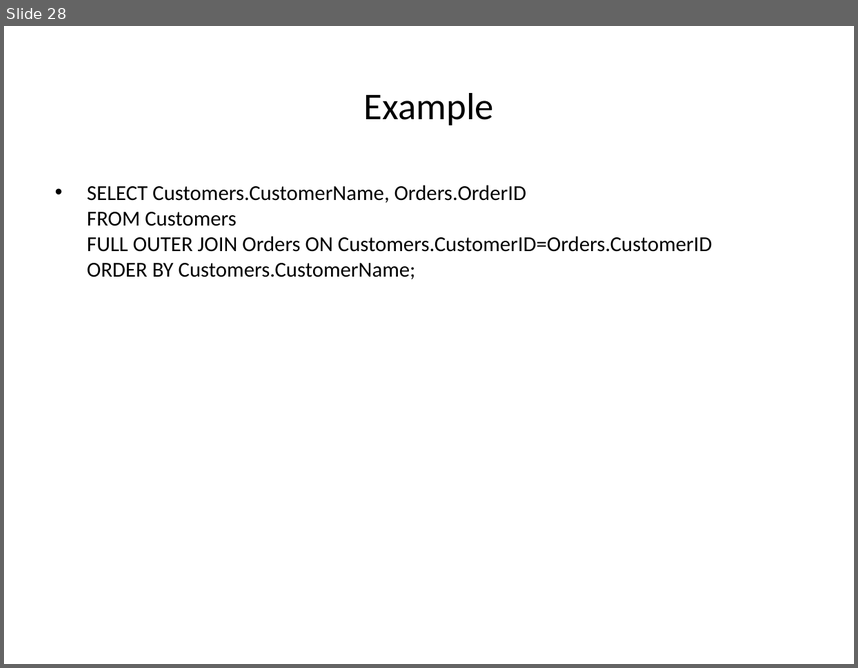
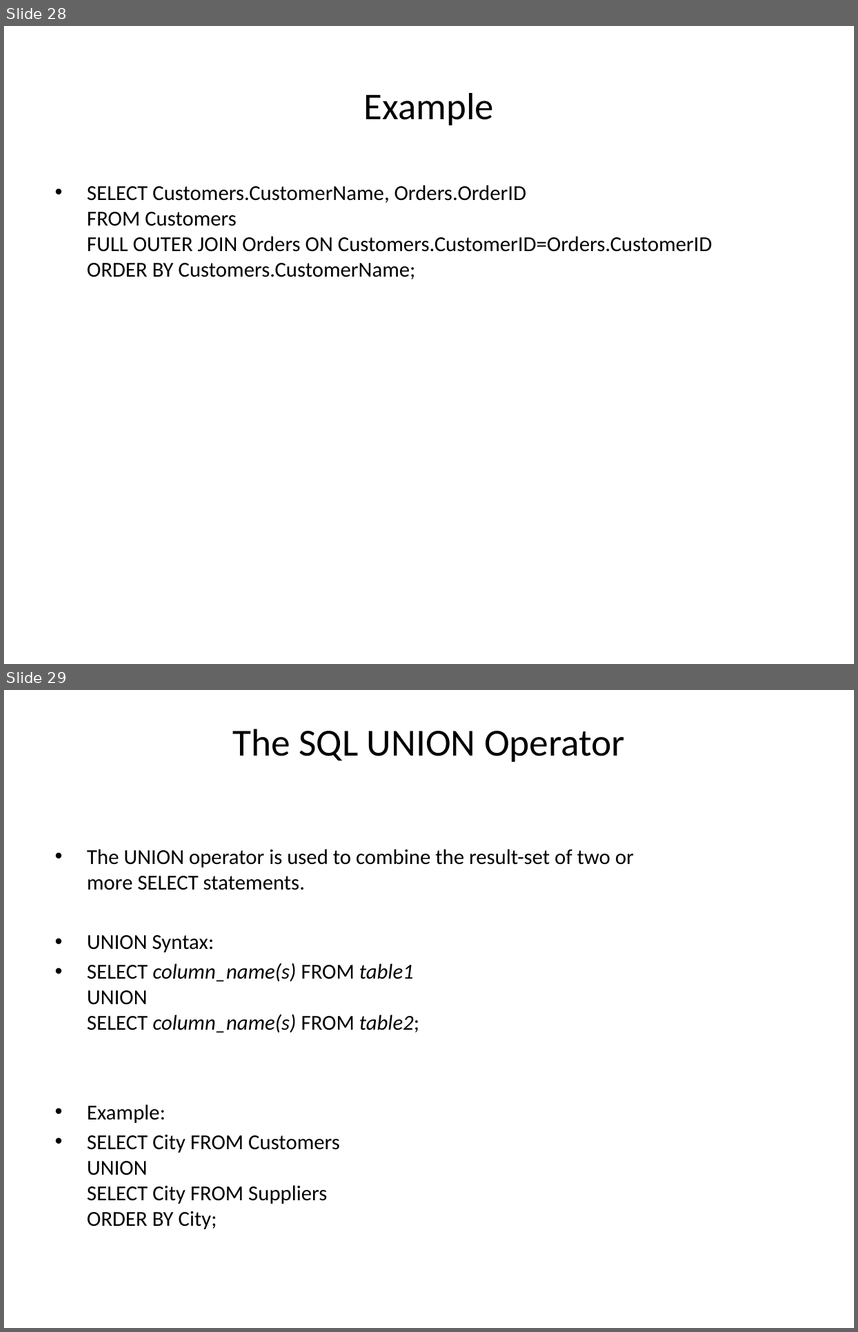
Before and after one commit to goudp4959/Oracle, a slide deck: SQL-latest.pptx. Shown one above the other, each under a label of ours: slide 28 before the commit, slides 28 and 29 after it. The pictures are 858x668 and 858x1332 pixels, drawn with LibreOffice and Linux fonts; fonts in the diff are those of the drawing. Boxes give left, top, right and bottom in pixels: in the first picture for what was removed or moved away, otherwise in the second. Text is boxed around its words. In the diff, an @@ line names an element or a change of style, - is before the commit and + after.

```diff
--- a/SQL-latest.pptx
+++ b/SQL-latest.pptx
@@ slide 29 added at [4, 690, 854, 1328], background #FFFFFF @@
@@ title added at [232, 729, 625, 762], 32.4 pt, text #000000 @@
+The SQL UNION Operator
@@ text added at [87, 849, 634, 1229], 18 pt, text #000000 @@
+• The UNION operator is used to combine the result-set of two or more SELECT statements.
+• UNION Syntax:
+• SELECT column_name(s) FROM table1
+  UNION
+  SELECT column_name(s) FROM table2;
+• Example:
+• SELECT City FROM Customers
+  UNION
+  SELECT City FROM Suppliers
+  ORDER BY City;
```
Also in this commit, not shown: 7 other slides added.
